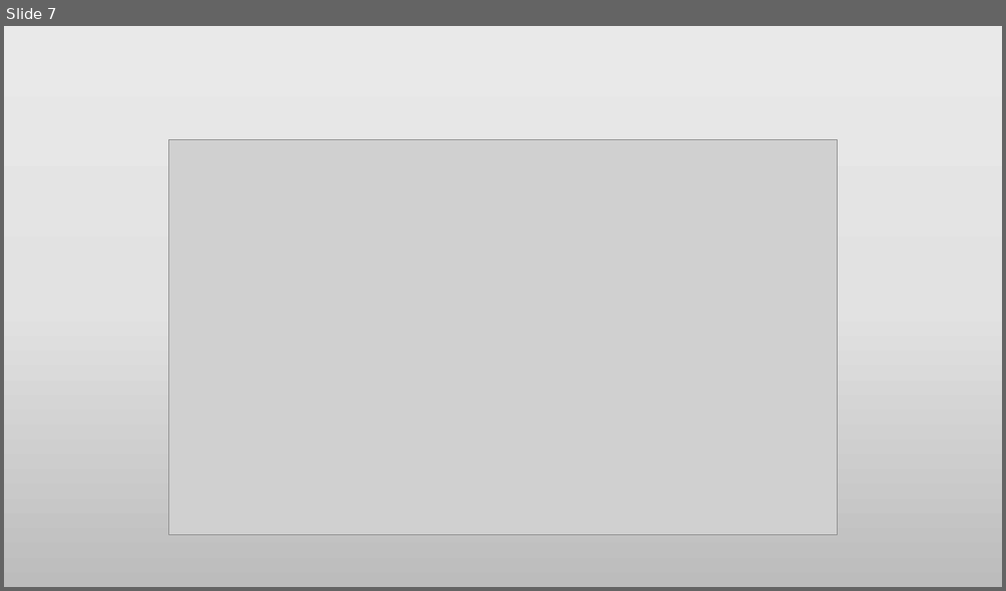
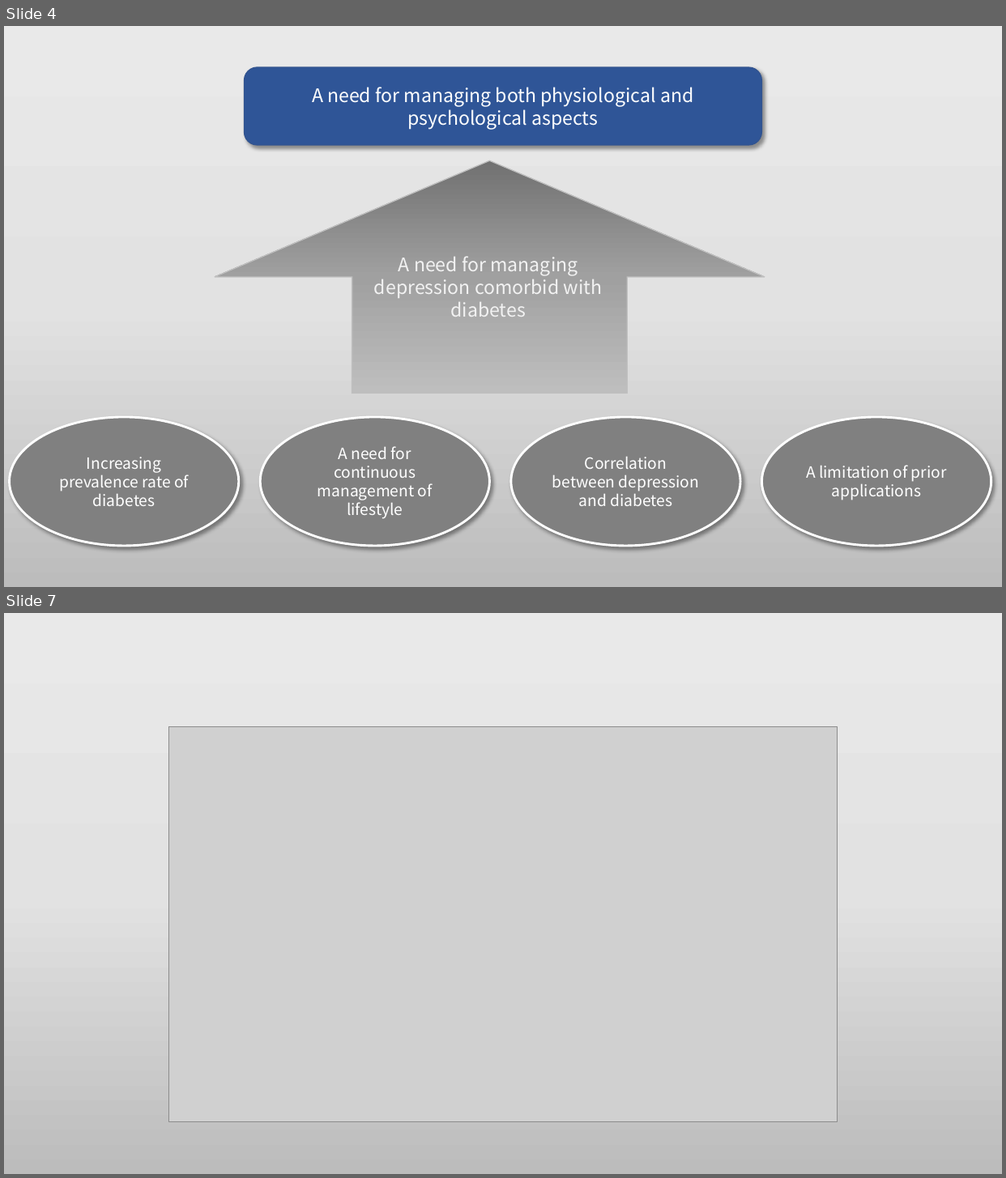
Before and after one commit to HJSUNG/capstone-design_2019, a slide deck: Documents/캡스톤_6조_1주차.pptx. Shown one above the other, each under a label of ours: slide 7 before the commit, slides 4 and 7 after it; the slides between them are not shown. The pictures are 1006x591 and 1006x1178 pixels, drawn with LibreOffice and Linux fonts; fonts in the diff are those of the drawing; grey boxes stand for pictures. Boxes give left, top, right and bottom in pixels: in the first picture for what was removed or moved away, otherwise in the second. Text is boxed around its words. In the diff, an @@ line names an element or a change of style, - is before the commit and + after.

Commit message:
translated the presentation file to English
additional need for changing diagram

```diff
--- a/Documents/캡스톤_6조_1주차.pptx
+++ b/Documents/캡스톤_6조_1주차.pptx
@@ slide 4 added at bbox=[4, 26, 1002, 587], background gradient #EBEAEA to #E4E3E3 to #BDBCBC @@
@@ rounded rectangle added at bbox=[245, 67, 761, 145], fill #2F5597, outline #325491 1 pt, 18 pt, text #FFFFFF @@
+A need for managing both physiological and psychological aspects
@@ up arrow added at bbox=[215, 160, 765, 394], fill gradient #717171 to #A1A1A1 to #BFBFBF, outline #BFBFBF 1 pt @@
@@ text added at bbox=[374, 256, 603, 317], 18 pt, text #F2F2F2 @@
+A need for managing depression comorbid with diabetes
@@ ellipse added at bbox=[9, 417, 239, 546], fill #808080, outline #FFFFFF 2.25 pt, 15 pt, text #FFFFFF @@
+Increasing prevalence rate of diabetes
@@ ellipse added at bbox=[260, 417, 490, 546], fill #808080, outline #FFFFFF 2.25 pt, 15 pt, text #FFFFFF @@
+A need for continuous management of lifestyle
@@ ellipse added at bbox=[511, 417, 740, 546], fill #808080, outline #FFFFFF 2.25 pt, 15 pt, text #FFFFFF @@
+Correlation between depression and diabetes
@@ ellipse added at bbox=[761, 417, 991, 546], fill #808080, outline #FFFFFF 2.25 pt, 15 pt, text #FFFFFF @@
+A limitation of prior applications
```
Also in this commit, not shown: 4 slides changed, 3 other slides added, 4 slides removed.
